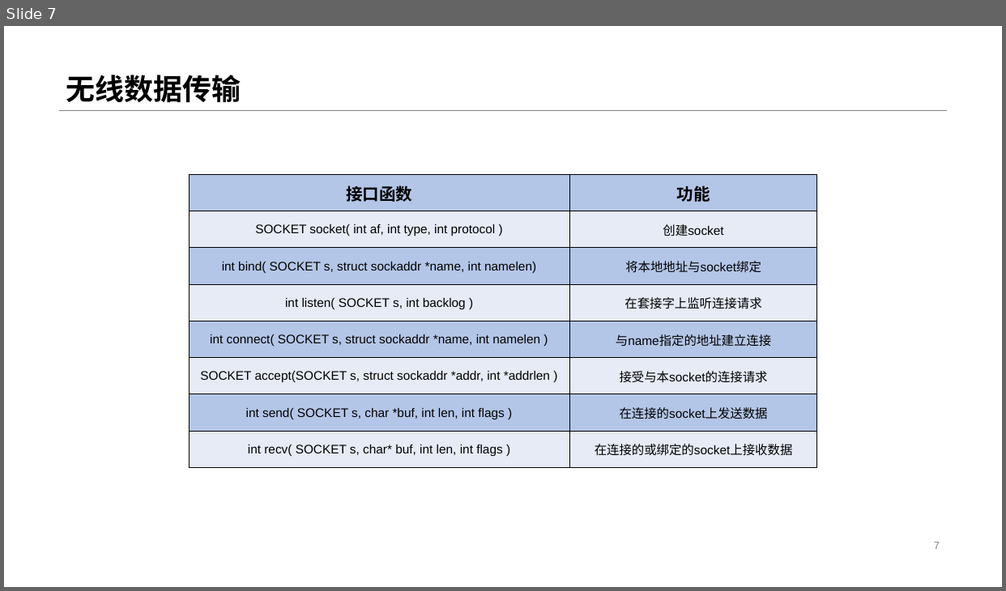
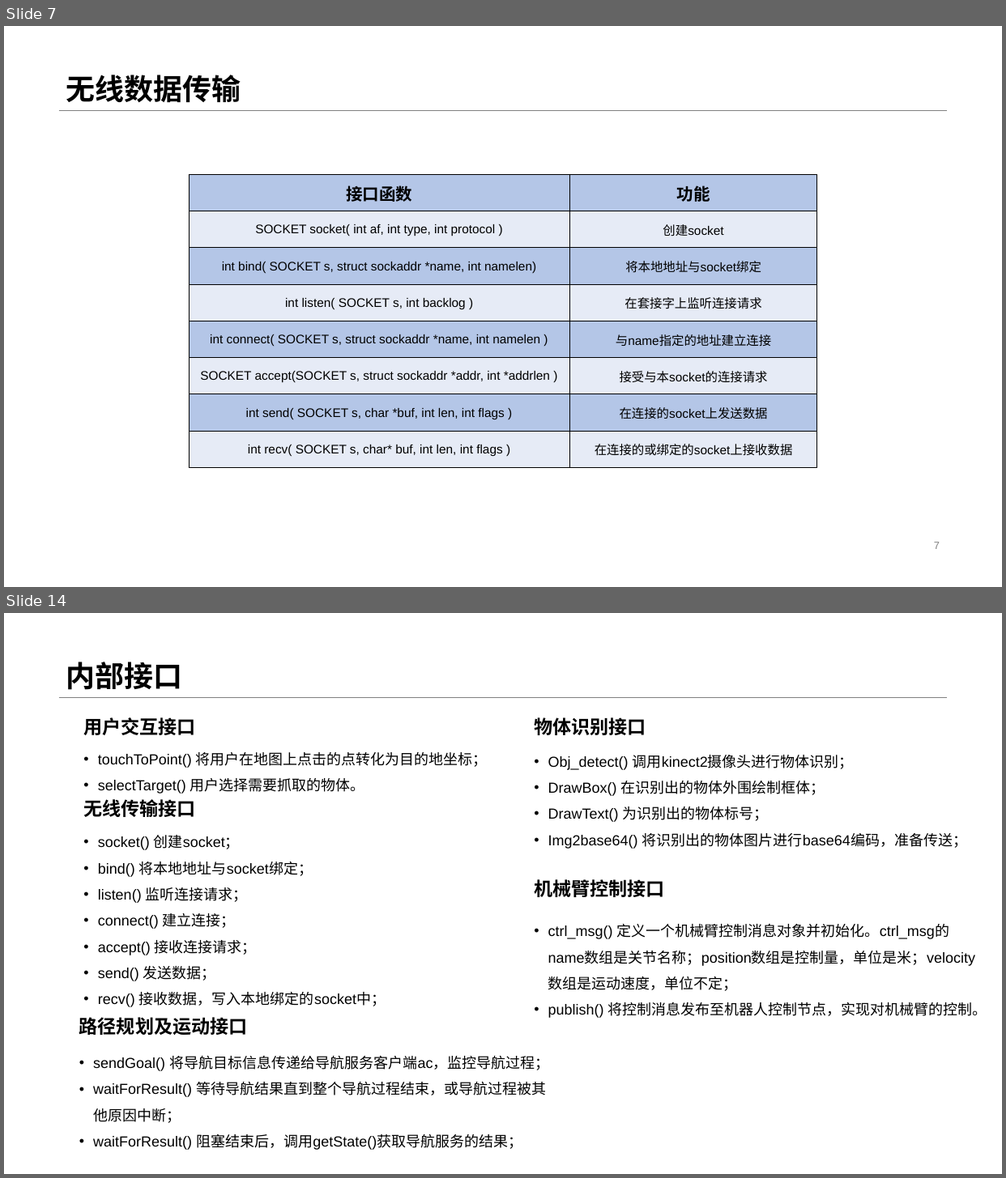
Before and after one commit to sebuaa2019/Team108, a slide deck: Team108-代码分析评审v0.1.pptx. Shown one above the other, each under a label of ours: slide 7 before the commit, slides 7 and 14 after it; the slides between them are not shown. The pictures are 1006x591 and 1006x1178 pixels, drawn with LibreOffice and Linux fonts; fonts in the diff are those of the drawing. Boxes give left, top, right and bottom in pixels: in the first picture for what was removed or moved away, otherwise in the second. Text is boxed around its words. In the diff, an @@ line names an element or a change of style, - is before the commit and + after.

```diff
--- a/Team108-代码分析评审v0.1.pptx
+++ b/Team108-代码分析评审v0.1.pptx
@@ slide 14 added at [4, 613, 1002, 1174], background #FFFFFF; not listed: 1 template element that a slide beside it also shows @@
@@ title added at [66, 662, 183, 690], 28 pt, text #000000, bold @@
+内部接口
@@ text added at [83, 717, 196, 735], 18 pt, text #000000, bold @@
+用户交互接口
@@ text added at [534, 717, 646, 735], 18 pt, text #000000, bold @@
+物体识别接口
@@ text added at [98, 752, 488, 794], 14 pt, text #000000 @@
+• touchToPoint() 将用户在地图上点击的点转化为目的地坐标；
+• selectTarget() 用户选择需要抓取的物体。
@@ text added at [548, 755, 967, 849], 14 pt, text #000000 @@
+• Obj_detect() 调用kinect2摄像头进行物体识别；
+• DrawBox() 在识别出的物体外围绘制框体；
+• DrawText() 为识别出的物体标号；
+• Img2base64() 将识别出的物体图片进行base64编码，准备传送；
@@ text added at [83, 799, 196, 817], 18 pt, text #000000, bold @@
+无线传输接口
@@ text added at [98, 835, 386, 1007], 14 pt, text #000000 @@
+• socket() 创建socket；
+• bind() 将本地地址与socket绑定；
+• listen() 监听连接请求；
+• connect() 建立连接；
+• accept() 接收连接请求；
+• send() 发送数据；
+• recv() 接收数据，写入本地绑定的socket中；
@@ text added at [534, 879, 665, 897], 18 pt, text #000000, bold @@
+机械臂控制接口
@@ text added at [548, 924, 987, 1018], 14 pt, text #000000 @@
+• ctrl_msg() 定义一个机械臂控制消息对象并初始化。ctrl_msg的name数组是关节名称；position数组是控制量，单位是米；velocity数组是运动速度，单位不定；
+• publish() 将控制消息发布至机器人控制节点，实现对机械臂的控制。
@@ text added at [79, 1017, 248, 1035], 18 pt, text #000000, bold @@
+路径规划及运动接口
@@ text added at [93, 1056, 549, 1150], 14 pt, text #000000 @@
+• sendGoal() 将导航目标信息传递给导航服务客户端ac，监控导航过程；
+• waitForResult() 等待导航结果直到整个导航过程结束，或导航过程被其他原因中断；
+• waitForResult() 阻塞结束后，调用getState()获取导航服务的结果；
```
Also in this commit, not shown: 3 slides changed, 4 other slides added, 18 slides removed, 1 other file.
